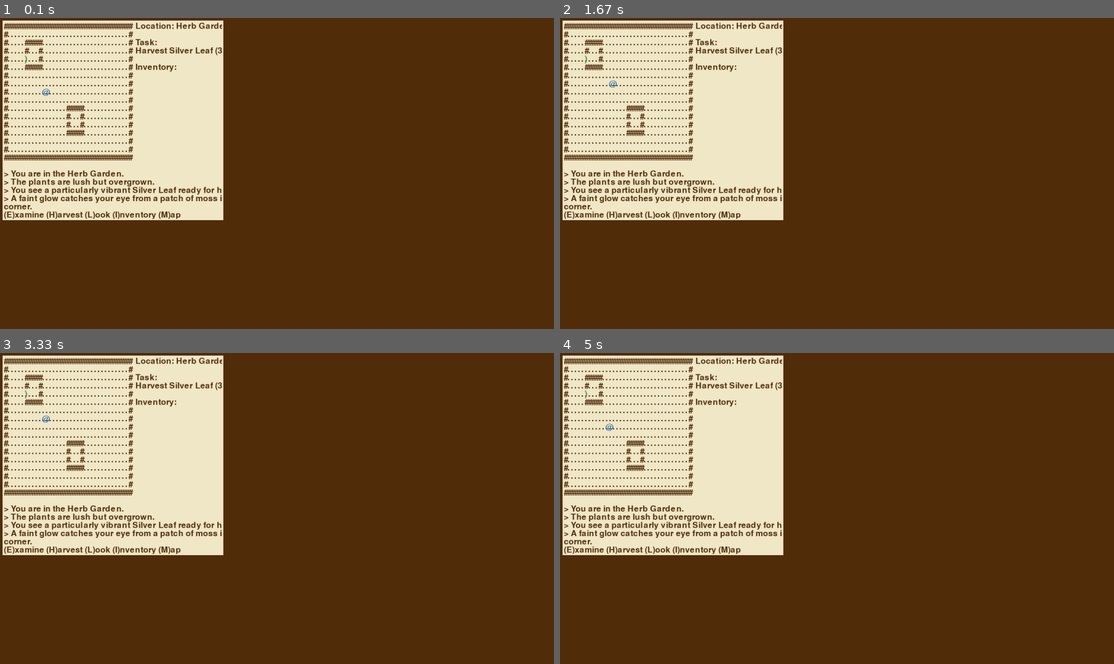
Above: before the commit, frames 1-4 (two rows, left to right).
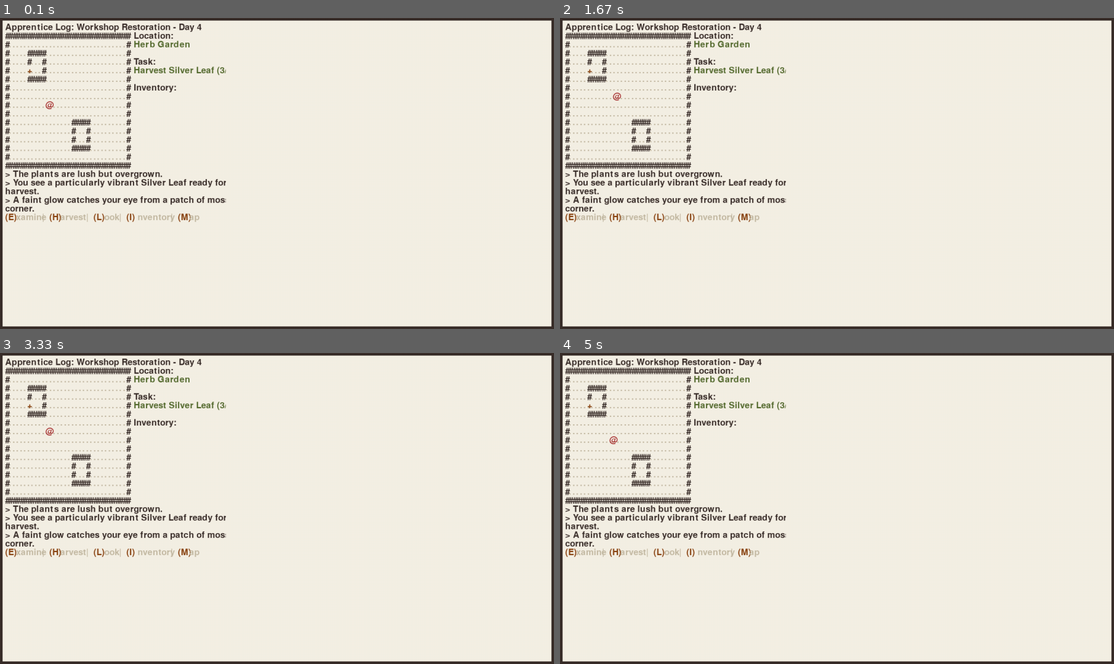
Above: after the commit, the same moments.

Repository: chenxing-dev/pygame-potion-crafter
Game: pygame game, started from src/main.py
Two runs of this game, one before a commit and one after it. Both use one fixed random seed, a clock stepped at 60 frames per second and the inputs below.
Inputs:
- Up to frame 1 (0.1 s): no input
- Up to frame 2 (1.67 s): hold Right 0.33-0.8 s; hold Up 0.83-1.13 s; hold Right 1.17-1.63 s
- Up to frame 3 (3.33 s): hold Left 1.67-2.2 s; hold Down 2.23-2.53 s; hold Left 2.57-2.97 s; hold Up from 3 s (still down)
- Up to frame 4 (5 s): release Up at 3.37 s; hold Right 3.4-4.03 s; hold Down 4.07-4.43 s; hold Left 4.47-4.93 s; hold Right from 4.97 s (still down)

The runs differ from the first frame. In frame 1, 99% of the frame differs, in the area x 0-100%, y 0-100%; in frame 2, 99%; in frame 3, 99%; in frame 4, 99%.

Commit message:
新的颜色方案

Diff:
--- a/src/colors.py
+++ b/src/colors.py
@@ -1,6 +1,7 @@
-# Colors
-PARCHMENT = (242, 233, 201)
-INK = (83, 46, 11)
-RED = (189, 60, 24)
-BLUE = (31, 100, 168)
-GREEN = (77, 135, 64)
+# 颜色定义 - 墨水羊皮纸风格
+PARCHMENT = (245, 240, 229)  # 羊皮纸色 #F5F0E5
+INK = (58, 46, 42)  # 深褐色 #3A2E2A
+LIGHT_TAUPE = (196, 186, 163)  # 浅灰褐色 #C4BAA3
+DARK_RED = (165, 42, 42)  # 深红色 #A52A2A
+SADDLE_BROWN = (139, 69, 19)  # 深棕色 #8B4513
+DARK_GREEN = (85, 107, 47)  # 深绿色 #556B2F
--- a/src/constants.py
+++ b/src/constants.py
@@ -6,21 +6,25 @@
 SCREEN_WIDTH, SCREEN_HEIGHT = 1280, 720
 
 # Grid dimensions (characters on screen)
-GRID_WIDTH, GRID_HEIGHT = 63, 24
+GRID_WIDTH, GRID_HEIGHT = 60, 23
 
-# Map dimensions
-MAP_WIDTH, MAP_HEIGHT = 37, 18
+# UI panel & Map dimensions
+HEADER_WIDTH, HEADER_HEIGHT = GRID_WIDTH, 1
+MSG_WIDTH, MSG_HEIGHT = GRID_WIDTH, 5
+MENU_WIDTH, MENU_HEIGHT = GRID_WIDTH, 1
+UI_WIDTH = 26
+MAP_WIDTH, MAP_HEIGHT = (
+    GRID_WIDTH - UI_WIDTH,
+    GRID_HEIGHT - HEADER_HEIGHT - MSG_HEIGHT - MENU_HEIGHT,
+)
+UI_HEIGHT = MAP_HEIGHT
 
-# UI panel dimensions
-UI_WIDTH, UI_HEIGHT = 26, 18
-MSG_WIDTH, MSG_HEIGHT = 63, 6
-
-# Padding
-INNER_PADDING = 3
+# Padding in px
+INNER_PADDING = 6
 OUTER_PADDING = 6
 
 # Font settings
-FONT_SIZE = 29
+FONT_SIZE = 30
 
 # Symbols
 WALL = "#"
--- a/src/engine.py
+++ b/src/engine.py
@@ -12,6 +12,10 @@
     PLAYER,
     GRID_WIDTH,
     GRID_HEIGHT,
+    HEADER_WIDTH,
+    HEADER_HEIGHT,
+    MENU_WIDTH,
+    MENU_HEIGHT,
     MAP_WIDTH,
     MAP_HEIGHT,
     UI_WIDTH,
@@ -48,7 +52,7 @@
             (container_width, container_height), pygame.SRCALPHA
         )
         self.padding_container = pygame.Surface(
-            (container_width + INNER_PADDING * 2, container_height + INNER_PADDING * 2),
+            (SCREEN_WIDTH - OUTER_PADDING * 2, SCREEN_HEIGHT - OUTER_PADDING * 2),
             pygame.SRCALPHA,
         )
 
@@ -56,6 +60,7 @@
         self.messages = []
 
         self.game_state = "playing"
+        self.day = 4
 
     def render_colored_text(self, surface, text, position, default_color=COLOR.INK):
         """Render text with colored keywords"""
@@ -134,15 +139,20 @@
         # Clear container
         self.container.fill(COLOR.PARCHMENT)
 
+        self.render_header()
+
         self.render_map(game_map, player)
 
         # Draw UI panel
-        self.render_ui_panel(player)
+        self.render_status_panel(player)
 
         # Draw message log
         self.render_messages()
 
-        # Blit container to screen with padding
+        # Draw action menu
+        self.render_action_menu()
+
+        # Draw container to screen with padding
         self.padding_container.fill(COLOR.PARCHMENT)
         self.padding_container.blit(self.container, (INNER_PADDING, INNER_PADDING))
         self.screen.fill(COLOR.INK)
@@ -150,20 +160,37 @@
 
         pygame.display.flip()
 
+    def render_header(self):
+        """Render the top title section"""
+        # Draw container
+        header_x, header_y = 0, 0
+        header_bg = pygame.Surface(
+            (HEADER_WIDTH * self.char_width, HEADER_HEIGHT * self.char_height),
+            pygame.SRCALPHA,
+        )
+        self.container.blit(header_bg, (header_x, header_y))
+
+        # Display game title and current day
+        self.render_colored_text(
+            self.container, f"{GAME_TITLE} - Day {self.day}", (header_x, header_y)
+        )
+
     def render_map(self, game_map, player):
         """Render the game map and entities"""
 
         # Draw tiles
+        map_x, map_y = 0, self.char_height
         for x in range(game_map.width):
             for y in range(game_map.height):
                 # Get the character and color for this tile
                 char = game_map.tiles[x, y]
-                color = COLOR.INK if char == WALL else COLOR.INK
+                color = COLOR.LIGHT_TAUPE if char == FLOOR else COLOR.INK
 
                 # Render the tile character
                 text_surface = self.font_map.render(char, True, color)
                 self.container.blit(
-                    text_surface, (x * self.char_width, y * self.char_height)
+                    text_surface,
+                    (map_x + x * self.char_width, map_y + y * self.char_height),
                 )
 
         # Draw entities
@@ -180,7 +207,11 @@
                 if (entity.x, entity.y) not in blocking_positions:
                     text = self.font_map.render(entity.char, True, entity.color)
                     self.container.blit(
-                        text, (entity.x * self.char_width, entity.y * self.char_height)
+                        text,
+                        (
+                            map_x + entity.x * self.char_width,
+                            map_y + entity.y * self.char_height,
+                        ),
                     )
 
         # Second: Draw blocking entities (creatures)
@@ -192,47 +223,65 @@
 
                 text = self.font_map.render(entity.char, True, color)
                 self.container.blit(
-                    text, (entity.x * self.char_width, entity.y * self.char_height)
+                    text,
+                    (
+                        map_x + entity.x * self.char_width,
+                        map_y + entity.y * self.char_height,
+                    ),
                 )
 
         # Third: Draw player (always on top)
         if player.alive:
-            player_text = self.font_map.render(PLAYER, True, COLOR.BLUE)
+            player_text = self.font_map.render(PLAYER, True, player.color)
             self.container.blit(
-                player_text, (player.x * self.char_width, player.y * self.char_height)
+                player_text,
+                (
+                    map_x + player.x * self.char_width,
+                    map_y + player.y * self.char_height,
+                ),
             )
 
-    def render_ui_panel(self, player):
-        """Render the UI panel with player stats"""
+    def render_status_panel(self, player):
+        """Render the status panel"""
         # Draw UI panel background
-        ui_x, ui_y = MAP_WIDTH * self.char_width, 0
+        ui_x, ui_y = MAP_WIDTH * self.char_width, self.char_height
         ui_bg = pygame.Surface(
-            (UI_WIDTH * self.char_width, UI_HEIGHT * self.char_height), pygame.SRCALPHA
+            (UI_WIDTH * self.char_width, UI_HEIGHT * self.char_height),
+            pygame.SRCALPHA,
         )
         self.container.blit(ui_bg, (ui_x, ui_y))
 
         # Player stats
-        stats_y = 0
-        stats = [
-            f"Location: {player.location}",
+        status_y = 0
+        status = [
+            "Location: ",
+            (player.location, COLOR.DARK_GREEN),
             "",
             "Task:",
-            player.tasks[0],
+            (player.tasks[0], COLOR.DARK_GREEN),
             "",
             "Inventory:",
             *player.get_inventory(),
         ]
 
         # Draw stats with colored keywords
-        for stat in stats:
-            self.render_colored_text(
-                self.container, stat, (ui_x + self.char_width, stats_y)
-            )
-            stats_y += self.char_height
+        for stat in status:
+            if isinstance(stat, Tuple):
+                self.render_colored_text(
+                    self.container,
+                    stat[0],
+                    (ui_x + self.char_width, ui_y + status_y),
+                    stat[1],
+                )
+            else:
+                self.render_colored_text(
+                    self.container, stat, (ui_x + self.char_width, ui_y + status_y)
+                )
+            status_y += self.char_height
 
     def render_messages(self):
         """Render messages with colored keywords"""
-        msg_x, msg_y = 0, MAP_HEIGHT * self.char_height
+        msg_x, msg_y = 0, (HEADER_HEIGHT + MAP_HEIGHT) * self.char_height
 
         # Draw message log background
         msg_bg = pygame.Surface(
@@ -249,6 +298,46 @@
                 (msg_x, msg_y + i * self.char_height),
                 color,
             )
+
+    def render_action_menu(self):
+        """Render the action menu"""
+        # 定义动作列表
+        actions_list = ["Examine", "Harvest", "Look", "Inventory", "Map"]
+        separator = "|"
+
+        # 绘制动作菜单
+        menu_x, menu_y = 0, (GRID_HEIGHT - MENU_HEIGHT) * self.char_height
+
+        menu_bg = pygame.Surface(
+            (MENU_WIDTH * self.char_width, MENU_HEIGHT * self.char_height),
+            pygame.SRCALPHA,
+        )
+        self.container.blit(menu_bg, (menu_x, menu_y))
+
+        for i, action in enumerate(actions_list):
+            # 提取首字母和剩余部分
+            first_letter = f"({action[0]})"
+            rest_of_text = action[1:]
+
+            # 绘制首字母（深绿色）
+
+            self.render_colored_text(
+                self.container, first_letter, (menu_x, menu_y), COLOR.SADDLE_BROWN
+            )
+            menu_x += len(first_letter) * self.char_width
+
+            # 绘制剩余文本（浅灰褐色）
+            self.render_colored_text(
+                self.container, rest_of_text, (menu_x, menu_y), COLOR.LIGHT_TAUPE
+            )
+            menu_x += (len(rest_of_text) + 1) * self.char_width
+
+            # 如果不是最后一个动作，添加分隔符
+            if i < len(actions_list) - 1:
+                self.render_colored_text(
+                    self.container, separator, (menu_x, menu_y), COLOR.LIGHT_TAUPE
+                )
+            menu_x += (len(separator) + 1) * self.char_width
 
     def handle_events(self, player, game_map):
         """Handle user input events"""
@@ -286,9 +375,11 @@
 
                 if result is not None:  # Either moved or interacted
                     turn_passed = True
+                    # Only add message if result is a tuple or a string
                     if isinstance(result, Tuple):
-                        # Only add message if result is a tuple
                         self.add_message(*result)
+                    elif isinstance(result, str):
+                        self.add_message(result)
 
                 if turn_passed and player.alive:
                     game_map.compute_fov(player.x, player.y)
@@ -302,7 +393,7 @@
 
                 # Check if player died
                 if not player.alive:
-                    self.add_message("You have died!", COLOR.RED)
+                    self.add_message("You have died!", COLOR.DARK_RED)
                     self.add_message("Game Over! Press ESC to quit.")
 
                 # Handle stairs
@@ -346,7 +437,7 @@
                     if distance <= 1:  # Check if player is adjacent
                         # Greets player
                         result = entity.greet(player)
-                        messages.append((result, COLOR.RED))
+                        messages.append(result)
 
                         # Check if player died
                         if not player.alive:
--- a/src/entities.py
+++ b/src/entities.py
@@ -15,8 +15,9 @@
 class Actor(Entity):
     def __init__(self, x, y, char, color, name):
         super().__init__(x, y, char, color, name, blocks=True)
+        self.name = name
+        self.color = color
         self.alive = True
-        self.armor = 0
 
     def greet(self, target):
         """Greet another actor and return result message"""
@@ -25,7 +26,7 @@
 
 class Player(Actor):
     def __init__(self, x, y):
-        super().__init__(x, y, PLAYER, COLOR.BLUE, PLAYER_NAME)
+        super().__init__(x, y, PLAYER, COLOR.DARK_RED, PLAYER_NAME)
         self.inventory = (
             []
         )  # ("Silver Leaf", 3), ("Lemon Fruit", 2), ("Simple Glue", 1)
@@ -53,9 +54,11 @@
                 break
 
         if target:
+            if isinstance(target, Door):
+                return self.use_door(target, game_map.entities)
             if isinstance(target, Actor):
                 return self.greet(target)
-            elif isinstance(target, Item):
+            if isinstance(target, Item):
                 # Move player first
                 self.x, self.y = new_x, new_y
                 return self.pick_up(target, game_map.entities)
@@ -74,13 +77,20 @@
             return f"Equipped {item.name}"
         return None
 
+    def use_door(self, door, entities):
+        entities.remove(door)
+        return f"{self.name} opens the door."
+
 
 class Item(Entity):
-    def __init__(self, x, y, char, color, name, value=0):
+    def __init__(self, x, y, char, color, name):
         super().__init__(x, y, char, color, name, blocks=False)
-        self.value = value
 
 
 class Tool(Item):
+    pass
+
+
+class Door(Entity):
     def __init__(self, x, y, char, color, name):
         super().__init__(x, y, char, color, name)
--- a/src/entity_registry.py
+++ b/src/entity_registry.py
@@ -1,8 +1,10 @@
-from entities import Actor, Item, Tool
+from entities import Actor, Item, Tool, Door
 import colors as COLOR
 
 ENTITY_REGISTRY = {
-    ")": (Tool, COLOR.GREEN, "Hammer", 0, 0),
+    ")": (Tool, COLOR.DARK_GREEN, "Hammer"),
+    "B": (Actor, COLOR.DARK_RED, "Animated Broom"),
+    "+": (Door, COLOR.SADDLE_BROWN, "Door"),
 }
 
 
@@ -11,16 +13,15 @@
     if symbol not in ENTITY_REGISTRY:
         return None
 
-    cls, color, name, hp, damage = ENTITY_REGISTRY[symbol]
+    cls, color, name = ENTITY_REGISTRY[symbol]
 
     if issubclass(cls, Actor):
-        return cls(x, y, symbol, color, name, hp, damage)
+        return cls(x, y, symbol, color, name)
     elif issubclass(cls, Item):
         # Special handling for item subtypes
         if cls == Tool:
             return Tool(x, y, symbol, color, name)
         else:
-            value = hp  # hp used as value for items
-            return cls(x, y, symbol, color, name, value)
+            return cls(x, y, symbol, color, name)
     else:
         return cls(x, y, symbol, color, name)
--- a/src/main.py
+++ b/src/main.py
@@ -27,7 +27,6 @@
     engine.add_message(
         "> A faint glow catches your eye from a patch of moss in the corner. "
     )
-    engine.add_message("(E)xamine (H)arvest (L)ook (I)nventory (M)ap")
 
     # Main game loop
     running = True
--- a/src/map_gen.py
+++ b/src/map_gen.py
@@ -6,23 +6,22 @@
 # Sample map
 templates = {
     1: [
-        "#####################################",
-        "#...................................#",
-        "#.....#####.........................#",
-        "#.....#   #.........................#",
-        "#.....)   #.........................#",
-        "#.....#####.........................#",
-        "#...................................#",
-        "#...................................#",
-        "#..........@........................#",
-        "#...................................#",
-        "#.................#####.............#",
-        "#.................#   #.............#",
-        "#.................#   #.............#",
-        "#.................#####.............#",
-        "#...................................#",
-        "#...................................#",
-        "#####################################",
+        "##################################",
+        "#................................#",
+        "#.....#####......................#",
+        "#.....#   #......................#",
+        "#.....+   #......................#",
+        "#.....#####......................#",
+        "#................................#",
+        "#................................#",
+        "#..........@.....................#",
+        "#................................#",
+        "#.................#####..........#",
+        "#.................#   #..........#",
+        "#.................#   #..........#",
+        "#.................#####..........#",
+        "#................................#",
+        "##################################",
     ]
 }
 
@@ -76,7 +75,6 @@
         """Check if a position is blocked by an entity"""
         for entity in entities:
             if entity.blocks and entity.x == x and entity.y == y:
-                print(f"{entity.name} is blocking the way")
                 return True
         return False
 
Not shown, added: doc/DESIGN.md
